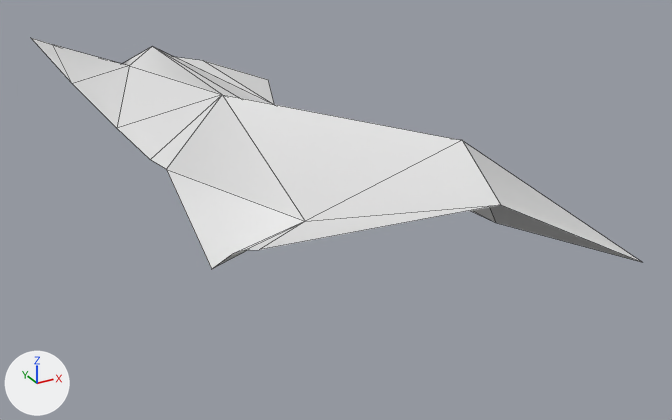
Before and after pictures for a commit that changed the glTF model Rogue-Robots/Assets/Models/ModularBlocks/FloorCliff1_Col.gltf.
Both versions are drawn from a camera (50 mm lens) standing at (-4.12, -6.2, 2.69) and looking at (-0.9, -0.35, -0.24). The lights are fixed; the arrows at lower left show +X, +Y and +Z. Mesh edges are drawn as thin lines. Vertices at the same position are counted once.

Names of what the first picture shows: 'FloorCliff1_Col'.
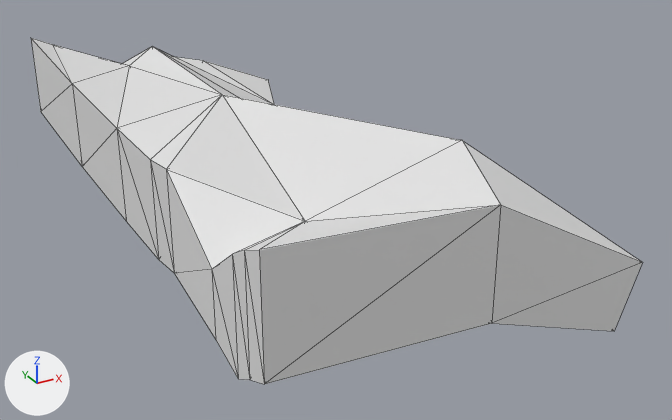
Location of each change, [x1, y1, x2, y2] in pixels of the pictures (672 x 420 px):
'FloorCliff1_Col', reshaped (50% taller): before [31, 38, 641, 269]; after [31, 38, 642, 384]
part 1 of me_scene_013, built on: after [31, 39, 642, 384]

The change in detail:
me_scene_013 is used by ob_floorcliff1_col; location (0.0, 0.0, 0.0).
me_scene_013 had 26 vertices, 30 faces and spanned x -2.5..0.14, y -2.5..2.5, z 0.0..0.75.
me_scene_013 now has 52 vertices, 146 faces and spans x -2.5..0.14, y -2.5..2.5, z -0.46..0.75.
Part 1, on me_scene_013:
30 faces are deleted.
11 vertices are added at x -2.5..-0.03, y -2.5..2.5, z -0.46..-0.05.
10 new vertices lie (0.0, 0.0, -0.46) away from vertices in x -2.5..-0.71, y -1.83..2.5, z 0.27..0.75.
5 new vertices lie (0.0, 0.0, -0.7) away from vertices in x -2.5, y -1.16..2.5, z 0.63..0.71.
146 new faces join them.
